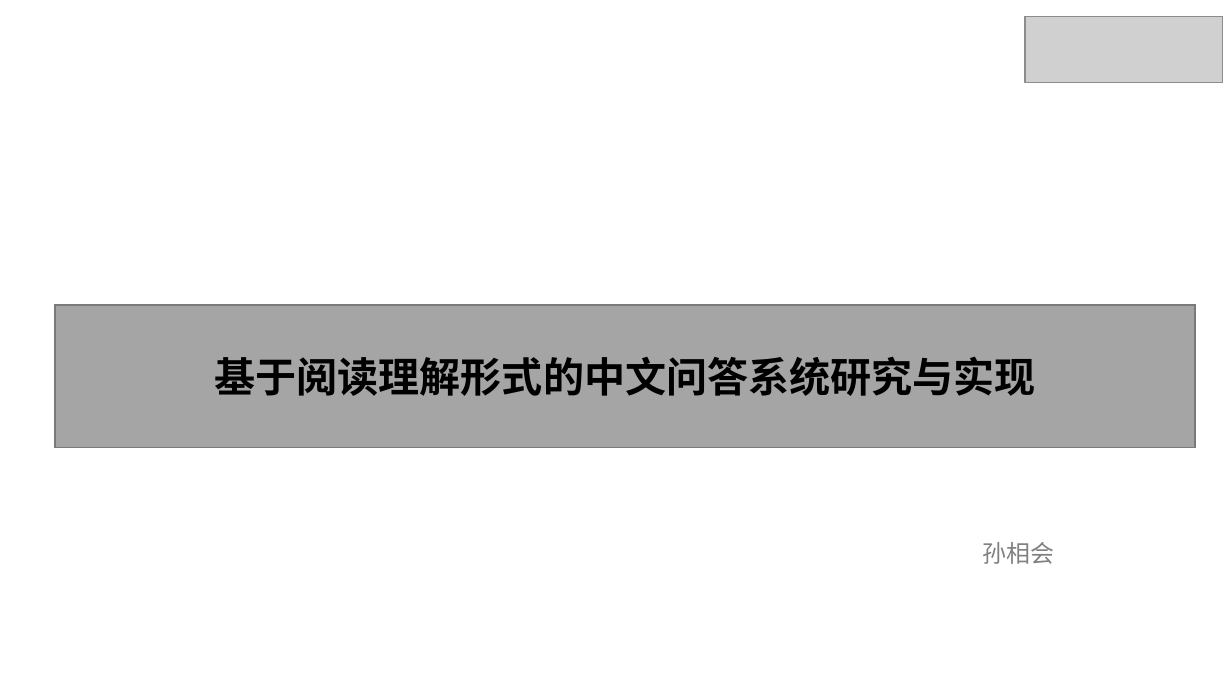
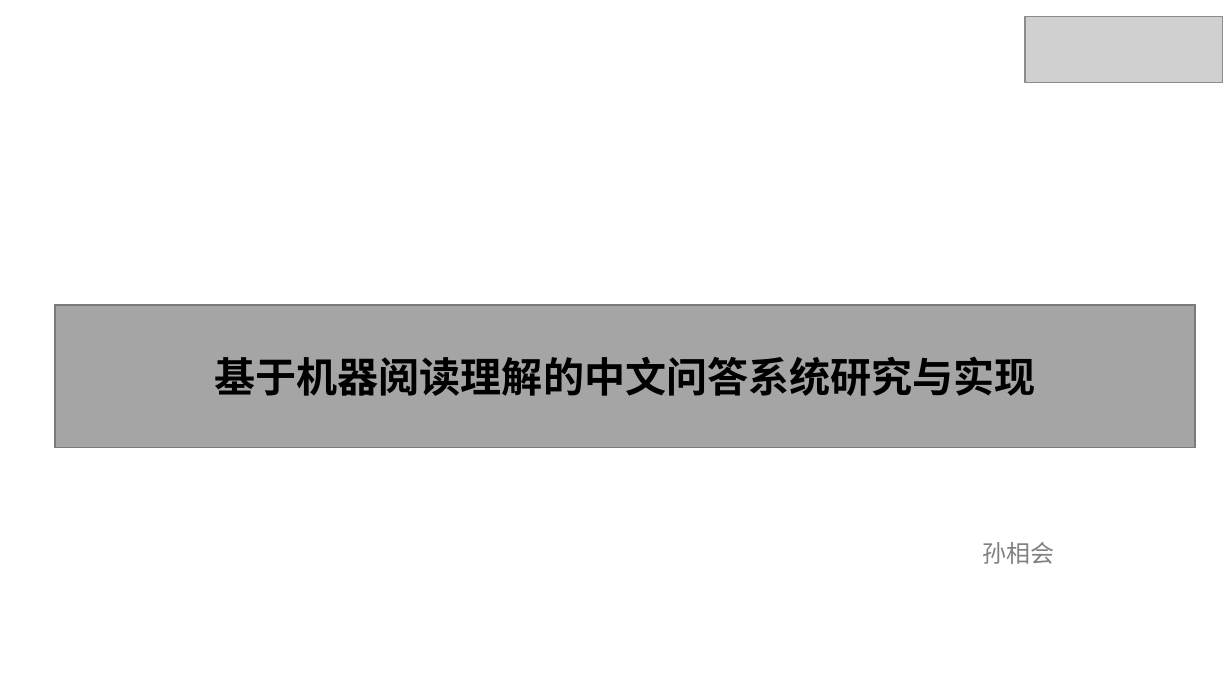
Before and after one commit to xhsun1997/ChineseMRC, a slide deck: slide 1 of 孙相会.pptx. Drawn at 1232x693 pixels with LibreOffice and Linux fonts; fonts in the diff are those of the drawing; grey boxes stand for pictures; background and template pictures are left out. Boxes give left, top, right and bottom in pixels: in the first picture for what was removed or moved away, otherwise in the second. Text is boxed around its words. In the diff, an @@ line names an element or a change of style, - is before the commit and + after.

```diff
--- a/孙相会.pptx
+++ b/孙相会.pptx
@@ text in rectangle at [215,356,1036,396]: text changed @@
-基于阅读理解形式的中文问答系统研究与实现
+基于机器阅读理解的中文问答系统研究与实现
```
Also in this commit, not shown: 6 other slides changed, 3 slides added, 6 slides removed, 7 other files.
